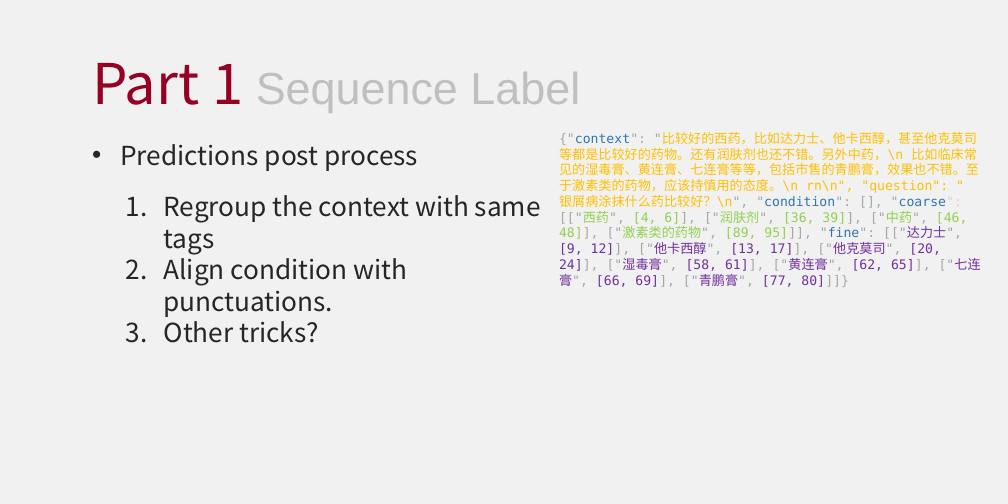
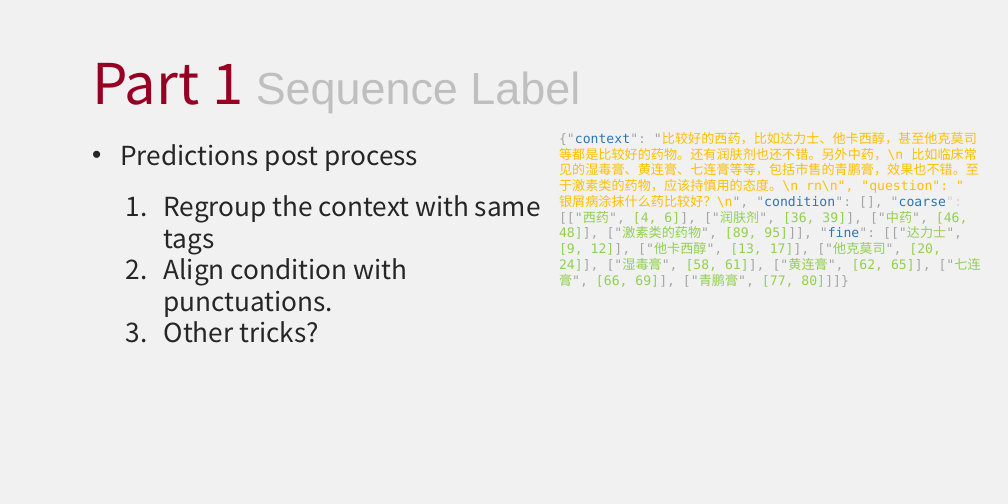
Before and after one commit to HourunLi/CCKS2022, a slide deck: slide 6 of Report.pptx. Drawn at 1008x504 pixels with LibreOffice and Linux fonts; fonts in the diff are those of the drawing. Boxes give left, top, right and bottom in pixels: in the first picture for what was removed or moved away, otherwise in the second. Text is boxed around its words. In the diff, an @@ line names an element or a change of style, - is before the commit and + after.

```diff
--- a/Report.pptx
+++ b/Report.pptx
@@ text "{"context": "比较好的西药，比如达力士、他卡西醇，甚至他克莫司等都是比较好的药物。还有润肤剂也还不错。另外中 ..." at <box>559,132,981,287</box>: text colour #7030A0 to #92D050 in "[["达力士", [9, 12]], ["他卡西醇", [13, 17]], ["他克莫司", ..." @@
```
Also in this commit, not shown: 7 other slides changed, 1 slide added, 1 slide removed, 2 other files.
